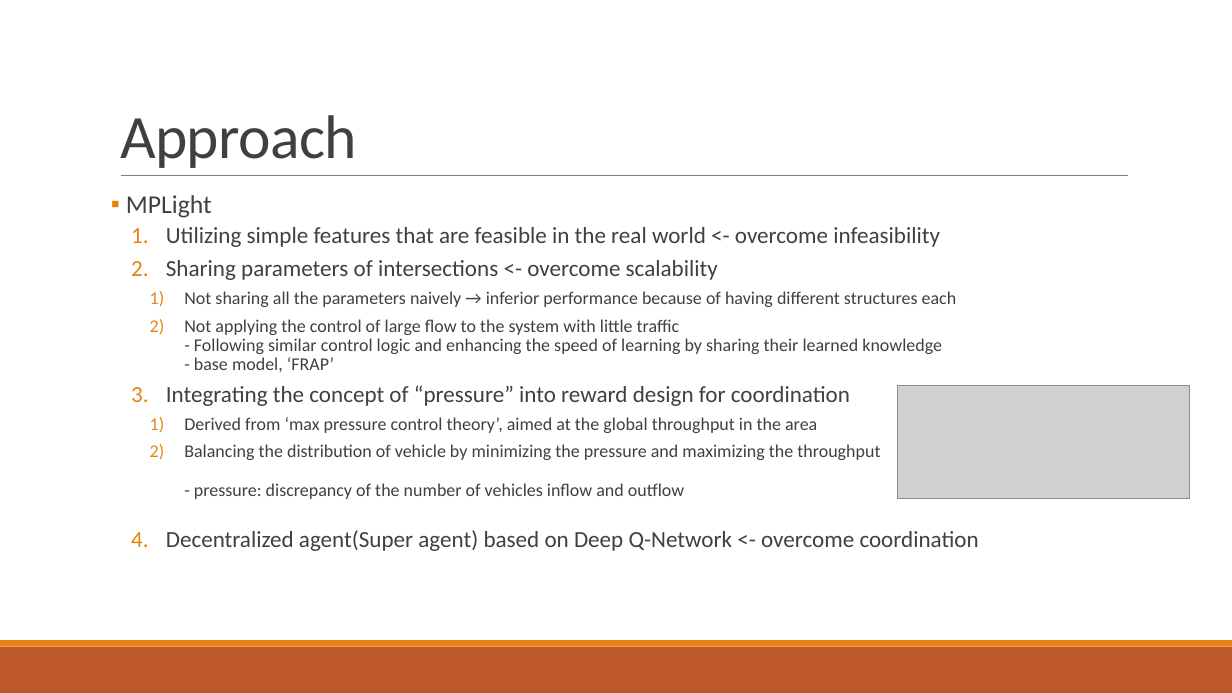
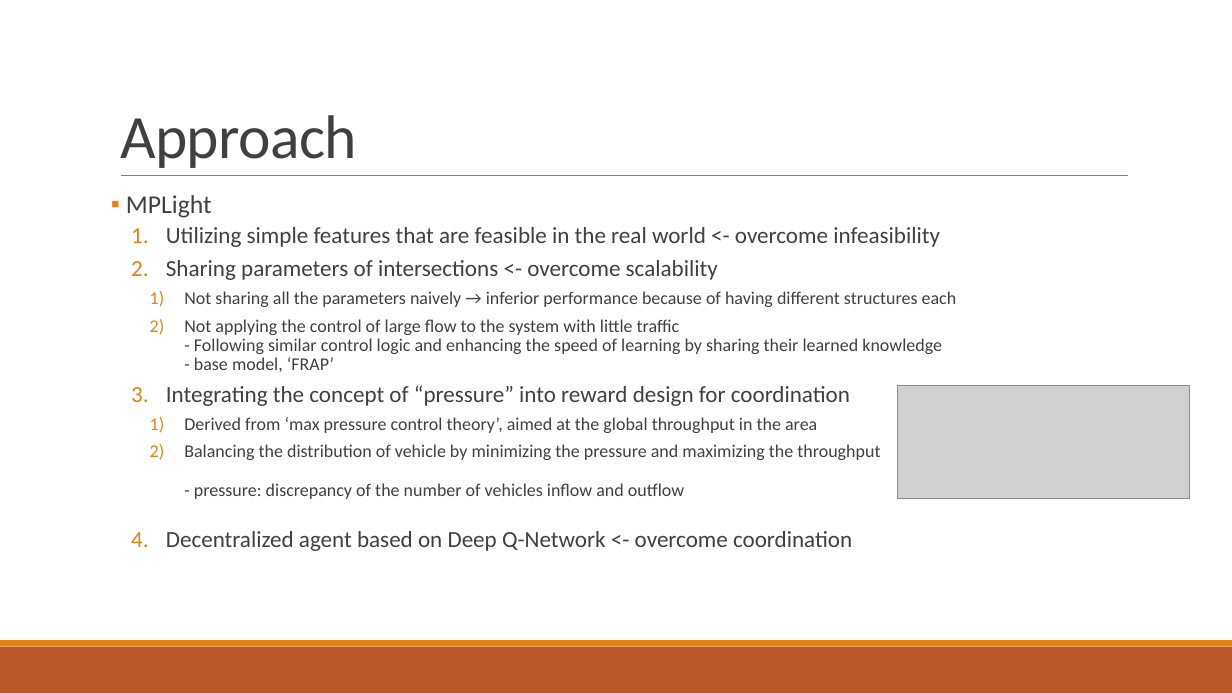
Before and after one commit to 3neutronstar/traffic-optimization_RL, a slide deck: slide 20 of 1st_Seminar(강민수).pptx. Drawn at 1232x693 pixels with LibreOffice and Linux fonts; fonts in the diff are those of the drawing; grey boxes stand for pictures. Boxes give left, top, right and bottom in pixels: in the first picture for what was removed or moved away, otherwise in the second. Text is boxed around its words. In the diff, an @@ line names an element or a change of style, - is before the commit and + after.

```diff
--- a/1st_Seminar(강민수).pptx
+++ b/1st_Seminar(강민수).pptx
@@ text at (166,531,852,551): text changed @@
-  4. Decentralized agent(Super agent) based on Deep Q-Network <- overcome coordination
+  4. Decentralized agent based on Deep Q-Network <- overcome coordination
```
Also in this commit, not shown: 8 other slides changed, 3 slides added, 2 slides removed, 1 other file.
